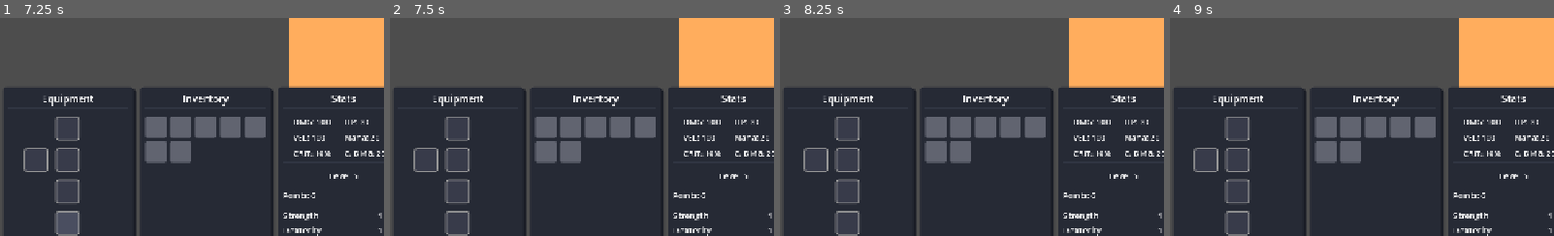
Above: before the commit, frames 1-4 (left to right).
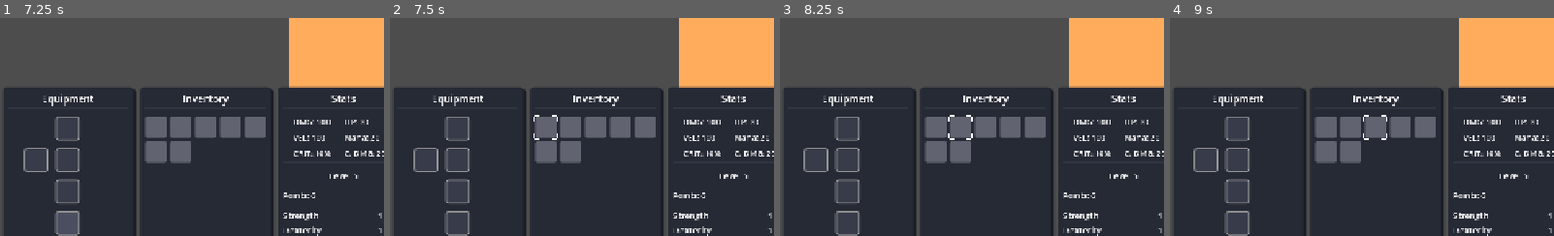
Above: after the commit, the same moments.

Repository: ArtemisSoftware/hunter-world
Game: Godot game, scene res://world/town/town.tscn
The game is run twice, just before and just after one commit, with the same random seed, the same clock (stepped at 60 frames per second) and the same inputs. The project has no main scene, so this scene is started directly.
Inputs (mouse positions are % of the whole screen's width and height, from its top left):
- Up to frame 1 (7.25 s): click (83, 91) at 0.5 s; click (87, 91) at 1.25 s; click (91, 91) at 2 s; click (96, 91) at 2.75 s; click (36, 48) at 3.5 s; click (32, 56) at 4.25 s; click (36, 56) at 5 s; click (36, 63) at 5.75 s; click (36, 70) at 6.5 s
- Up to frame 2 (7.5 s): click "1" at 7.25 s
- Up to frame 3 (8.25 s): click "1" at 8 s
- Up to frame 4 (9 s): click "1" at 8.75 s
The pictures show only the part of the screen within x 27-77%, y 23-73%; the shares and areas given below are measured in that part.

Frame 1 is identical in both runs. In frame 2, less than 0.1% of the frame differs, in the area x 37-44%, y 44-56%; in frame 3, less than 0.1%, in the area x 43-51%, y 44-56%; in frame 4, less than 0.1%.

Commit message:
Move Items Logic

Diff:
--- a/autoloads/inventory_global.gd
+++ b/autoloads/inventory_global.gd
@@ -11,12 +11,6 @@
 func _ready() -> void:
 	inventory.clear()
 	inventory.resize(INVENTORY_SIZE)
-	pass
-
-#testing
-func _input(event: InputEvent) -> void:
-	if event.is_action_pressed("ui_accept"):
-		add_item(preload("uid://cnhathoc7pkm3"), 10)
 	pass
 
 func _get_empty_slot_indexes() -> Array[int]:
@@ -82,4 +76,56 @@
 	if index >= 0 and index < inventory.size():
 		return inventory[index]
 	return null
-pass
+	pass
+
+func swap_slots(from_index: int, to_index: int) -> void:
+	if from_index < 0 or from_index >= inventory.size():
+		return
+
+	if to_index < 0 or to_index >= inventory.size():
+		return
+
+	var temp = inventory[from_index]
+	inventory[from_index] = inventory[to_index]
+	inventory[to_index] = temp
+
+	on_inventory_changed.emit()
+	pass
+
+func merge_slots(from_index: int, to_index: int) -> void:
+
+	var from_slot: SlotRes = get_slot(from_index)
+	var to_slot: SlotRes = get_slot(to_index)
+
+	if from_slot or not to_slot:
+		return
+
+	if from_slot.item != to_slot.item:
+		return
+
+	var item = from_slot.item
+	if item.max_stack <= 1:
+		return
+
+	var space = item.max_stack - to_slot.quantity
+	var to_move = min(space, from_slot.quantity)
+
+	to_slot.quantity += to_move
+	from_slot.quantity -= to_move
+
+	if from_slot.quantity <= 0:
+		inventory[from_index] = null
+	elif space <= 0:
+		swap_slots(from_index, to_index)
+
+	on_inventory_changed.emit()
+	pass
+
+func get_slot_item(index: int) -> ItemRes:
+	var slot = get_slot(index)
+
+	if slot:
+		return slot.item
+
+	return null
+	pass
--- a/hud/components/slot.gd
+++ b/hud/components/slot.gd
@@ -32,3 +32,21 @@
 	item_icon.hide()
 	amount_label.hide()
 	pass
+
+
+func _on_mouse_entered() -> void:
+	selector.show()
+	on_slot_hovered.emit(slot_index)
+	pass
+
+
+func _on_mouse_exited() -> void:
+	selector.hide()
+	pass
+
+
+func _on_gui_input(event: InputEvent) -> void:
+
+	if event is InputEventMouseButton and event.is_pressed():
+		on_slot_clicked.emit(slot_index, event.button_index)
+	pass
--- a/hud/components/slot.tscn
+++ b/hud/components/slot.tscn
@@ -82,3 +82,7 @@
 texture = ExtResource("3_oi5lm")
 expand_mode = 1
 stretch_mode = 5
+
+[connection signal="gui_input" from="." to="." method="_on_gui_input"]
+[connection signal="mouse_entered" from="." to="." method="_on_mouse_entered"]
+[connection signal="mouse_exited" from="." to="." method="_on_mouse_exited"]
